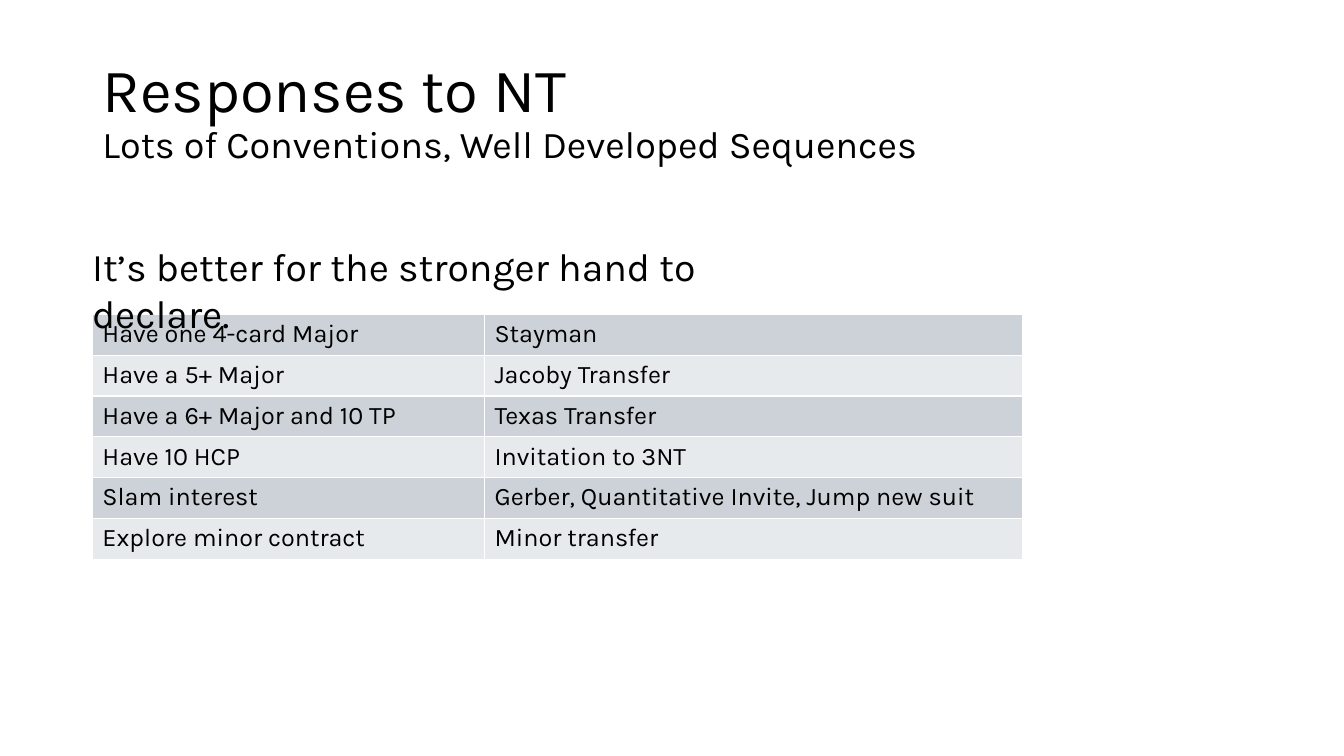
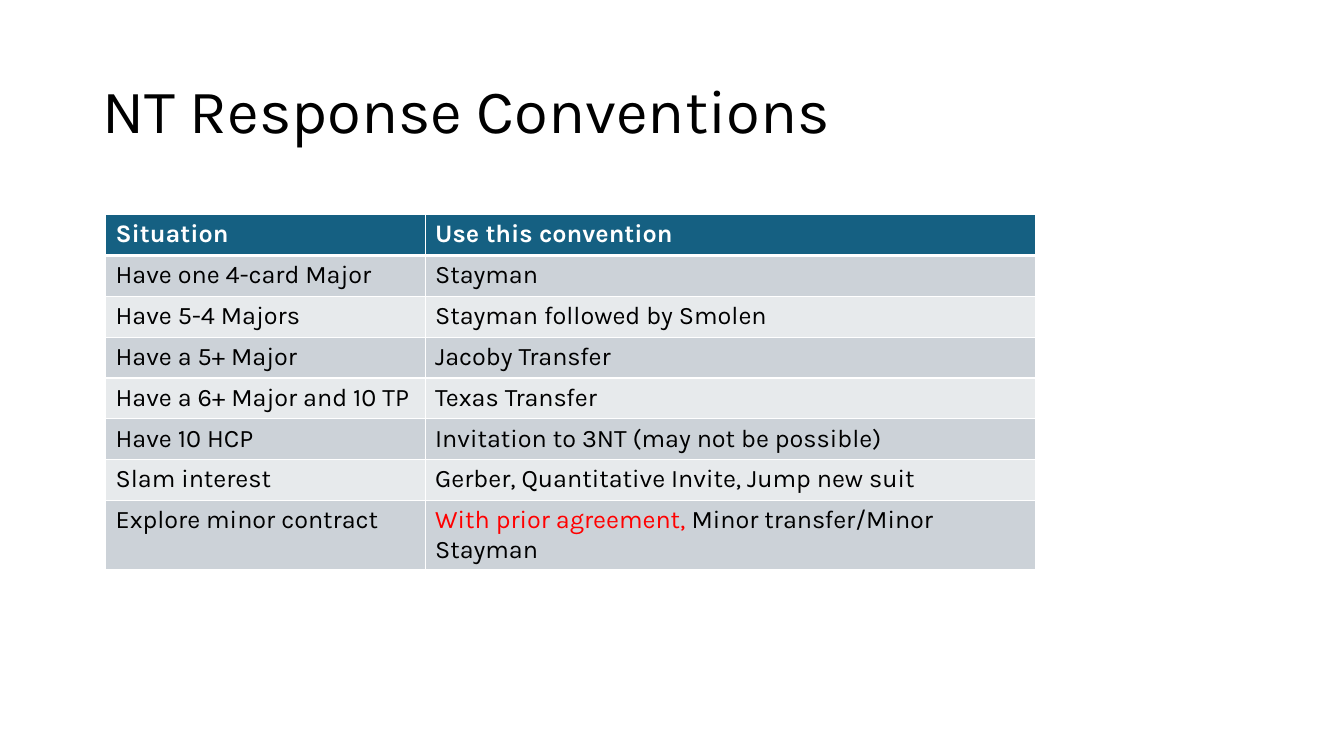
Before and after one commit to sywhub/bridge101, a slide deck: slide 27 of lectures.pptx (slide 24 before the commit). Drawn at 1344x756 pixels with LibreOffice and Linux fonts; fonts in the diff are those of the drawing; background and template pictures are left out. Boxes give left, top, right and bottom in pixels: in the first picture for what was removed or moved away, otherwise in the second. Text is boxed around its words. In the diff, an @@ line names an element or a change of style, - is before the commit and + after.

```diff
--- a/lectures.pptx
+++ b/lectures.pptx
@@ title at [102,90,830,148]: text changed; size 27 to 44 pt @@
-Responses to NT
-Lots of Conventions, Well Developed Sequences
+NT Response Conventions
@@ table at [106,215,1036,568] @@
+row 1: Situation | Use this convention
+row 3: Have 5-4 Majors | Stayman followed by Smolen
-row 6, column 2: Invitation to 3NT
+row 6, column 2: Invitation to 3NT (may not be possible)
-row 8, column 2: Minor transfer
+row 8, column 2: With prior agreement, Minor transfer/Minor Stayman
@@ table: place and size @@
-table at [93,315,1023,560]
+table at [106,215,1036,568]
@@ text removed at [92,254,695,338] @@
-It’s better for the stronger hand to declare.
```
Also in this commit, not shown: 5 other slides changed, 3 slides added, 2 other files.
